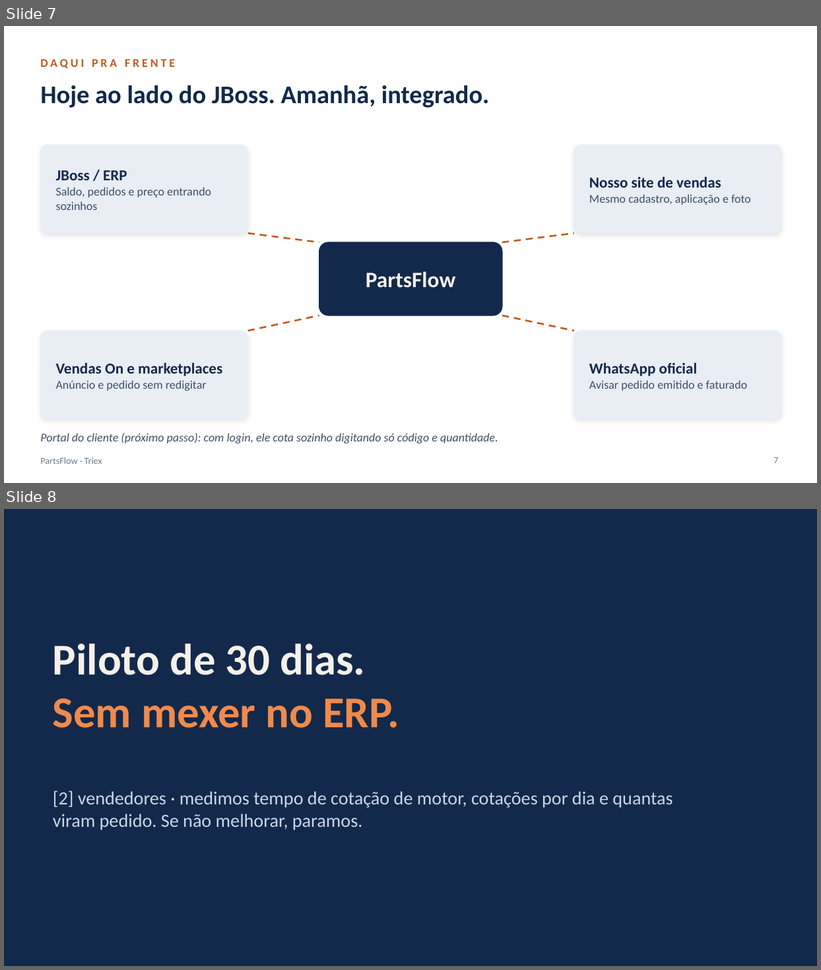
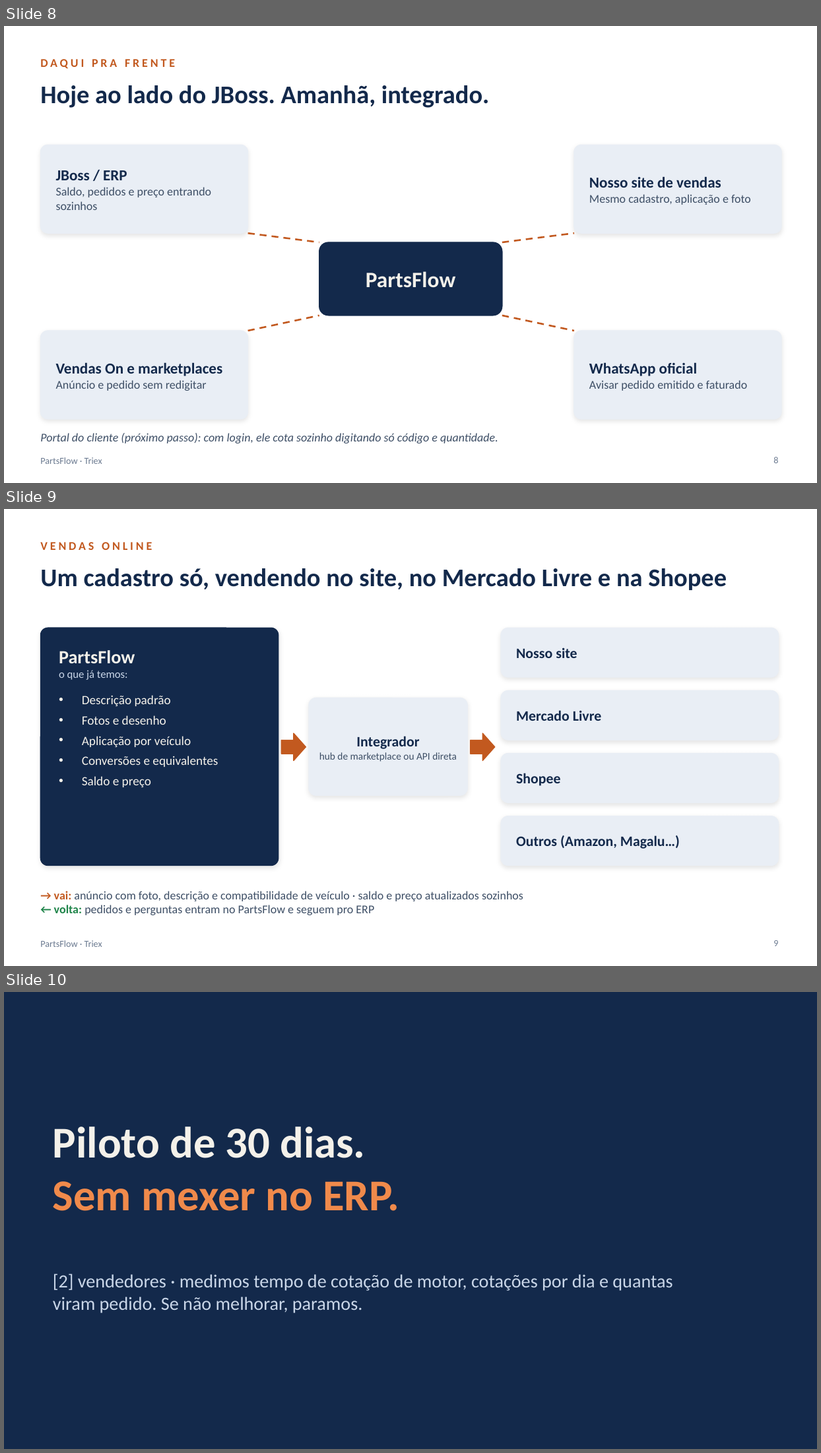
Before and after one commit to vitoregee-dotcom/dashV, a slide deck: docs/apresentacao/PartsFlow-apresentacao-curta.pptx. Shown one above the other, each under a label of ours: slides 7 and 8 before the commit, slides 8, 9 and 10 after it. The pictures are 821x970 and 821x1453 pixels, drawn with LibreOffice and Linux fonts; fonts in the diff are those of the drawing. Boxes give left, top, right and bottom in pixels: in the first picture for what was removed or moved away, otherwise in the second. Text is boxed around its words. In the diff, an @@ line names an element or a change of style, - is before the commit and + after.

```diff
--- a/docs/apresentacao/PartsFlow-apresentacao-curta.pptx
+++ b/docs/apresentacao/PartsFlow-apresentacao-curta.pptx
@@ slide 9 added at bbox=[4, 509, 817, 966], background #FFFFFF; not listed: 1 template element that a slide beside it also shows @@
@@ text added at bbox=[40, 542, 152, 550], 14 pt, text #C2591F, bold @@
+VENDAS ONLINE
@@ title added at bbox=[40, 568, 727, 590], 30 pt, text #13294B, bold @@
+Um cadastro só, vendendo no site, no Mercado Livre e na Shopee
@@ rounded rectangle added at bbox=[40, 628, 279, 866], fill #13294B, outline #13294B 1 pt @@
@@ rounded rectangle added at bbox=[501, 628, 779, 677], fill #E9EEF5, outline #E9EEF5 1 pt @@
@@ text added at bbox=[59, 650, 135, 680], 13 pt, text #C9D6E8 @@
+PartsFlow
+o que já temos:
@@ text added at bbox=[516, 648, 577, 658], 17 pt, text #13294B, bold @@
+Nosso site
@@ text added at bbox=[82, 695, 218, 788], 15 pt, text #F4F1EA @@
+• Descrição padrão
+• Fotos e desenho
+• Aplicação por veículo
+• Conversões e equivalentes
+• Saldo e preço
@@ rounded rectangle added at bbox=[309, 698, 467, 795], fill #E9EEF5, outline #E9EEF5 1 pt @@
@@ rounded rectangle added at bbox=[501, 691, 779, 740], fill #E9EEF5, outline #E9EEF5 1 pt @@
@@ text added at bbox=[516, 710, 601, 721], 17 pt, text #13294B, bold @@
+Mercado Livre
@@ right arrow added at bbox=[282, 733, 306, 761], fill #C2591F, outline #C2591F 1 pt @@
@@ text added at bbox=[319, 736, 457, 762], 12 pt, text #3E4F66 @@
+Integrador
+hub de marketplace ou API direta
@@ right arrow added at bbox=[471, 733, 495, 761], fill #C2591F, outline #C2591F 1 pt @@
@@ rounded rectangle added at bbox=[501, 754, 779, 803], fill #E9EEF5, outline #E9EEF5 1 pt @@
@@ text added at bbox=[516, 773, 560, 786], 17 pt, text #13294B, bold @@
+Shopee
@@ rounded rectangle added at bbox=[501, 817, 779, 866], fill #E9EEF5, outline #E9EEF5 1 pt @@
@@ text added at bbox=[516, 836, 680, 849], 17 pt, text #13294B, bold @@
+Outros (Amazon, Magalu…)
@@ text added at bbox=[54, 891, 523, 916], 14 pt, text #3E4F66 @@
+→ vai: anúncio com foto, descrição e compatibilidade de veículo · saldo e preço atualizados sozinhos
+← volta: pedidos e perguntas entram no PartsFlow e seguem pro ERP
@@ page number added at bbox=[774, 941, 778, 947], 11 pt, text #6B7A90 @@
+9
@@ what was slide 7 is now slide 8 @@
@@ page number at bbox=[774, 457, 778, 464]: text changed @@
-7
+8
@@ what was slide 8 is now slide 10 @@
```
Also in this commit, not shown: 1 other slide added, 4 other files.
